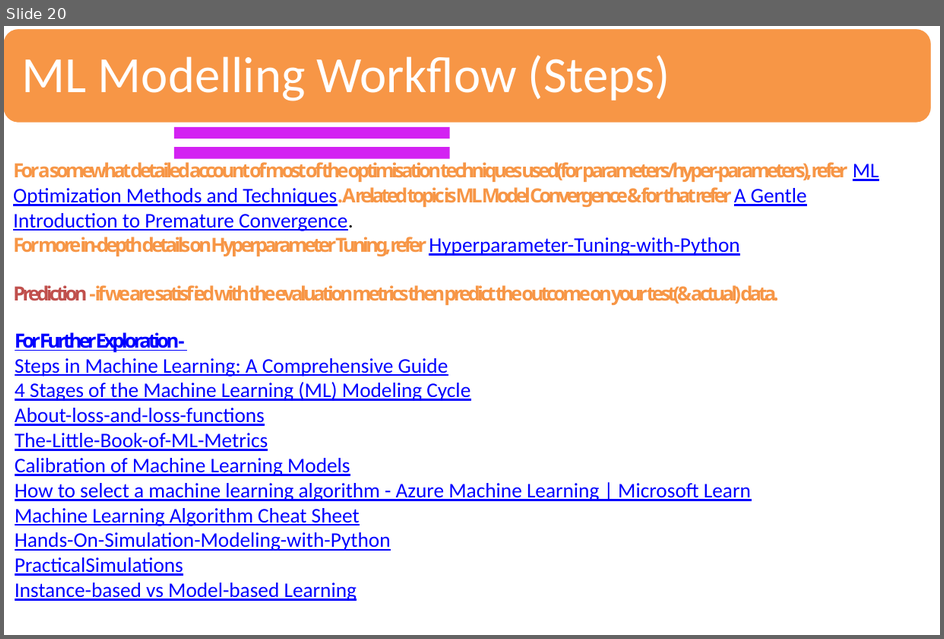
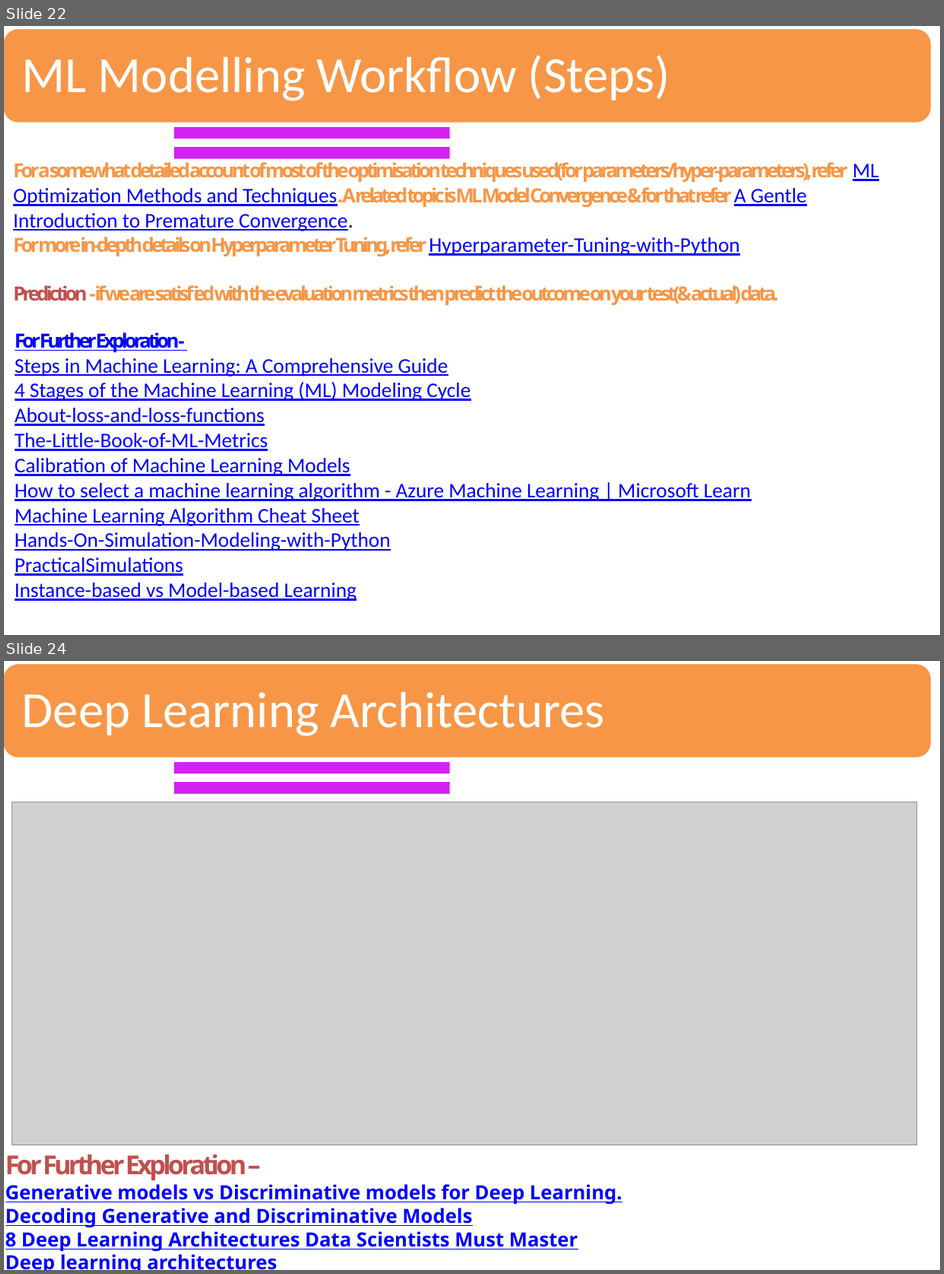
Before and after one commit to sandipray63in/Some_Self_Learning_Decks, a slide deck: AI, ML, DL & Related Topics(WIP).pptx. Shown one above the other, each under a label of ours: slide 20 before the commit, slides 22 and 24 after it; the slides between them are not shown. The pictures are 944x639 and 944x1274 pixels, drawn with LibreOffice and Linux fonts; fonts in the diff are those of the drawing; grey boxes stand for pictures. Boxes give left, top, right and bottom in pixels: in the first picture for what was removed or moved away, otherwise in the second. Text is boxed around its words. In the diff, an @@ line names an element or a change of style, - is before the commit and + after.

```diff
--- a/AI, ML, DL & Related Topics(WIP).pptx
+++ b/AI, ML, DL & Related Topics(WIP).pptx
@@ slide 24 added at box(4, 661, 940, 1270), background #FFFFFF @@
@@ rounded rectangle added at box(4, 663, 933, 758), fill #F79646, outline #FFFFFF 2 pt @@
@@ text added at box(22, 691, 605, 736), 39 pt, text #FFFFFF @@
+Deep Learning Architectures
@@ freeform shape added at box(174, 762, 451, 773), fill #D322F2 @@
@@ freeform shape added at box(174, 782, 451, 793), fill #D322F2 @@
@@ picture added at box(12, 802, 917, 1145) @@
@@ text added at box(6, 1154, 623, 1270), 15 pt, text #0000FF, bold, underline @@
+For Further Exploration –
+Generative models vs Discriminative models for Deep Learning.
+Decoding Generative and Discriminative Models
+8 Deep Learning Architectures Data Scientists Must Master
+Deep learning architectures
@@ what was slide 20 is now slide 22 @@
```
Also in this commit, not shown: 3 slides changed, 10 other slides added.
